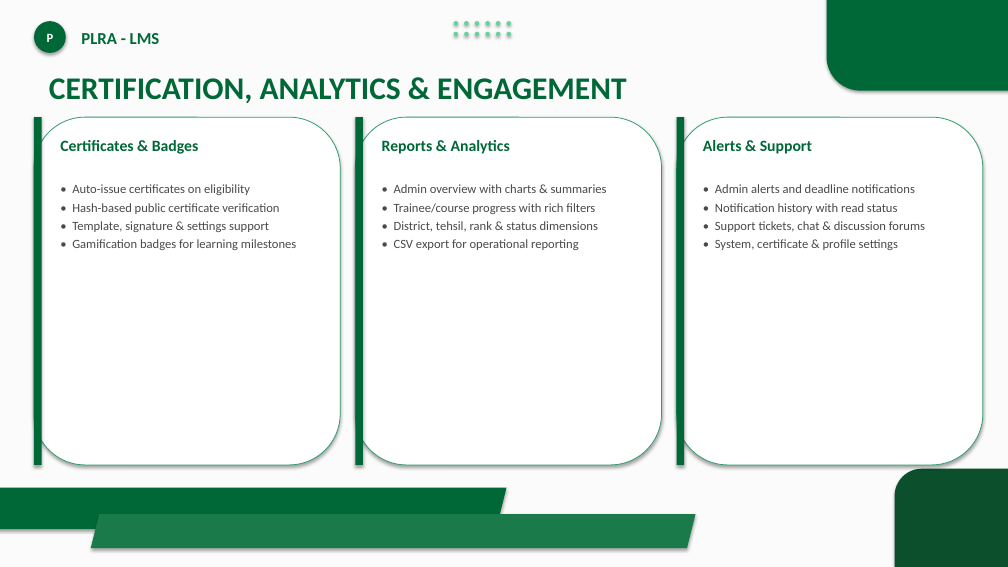
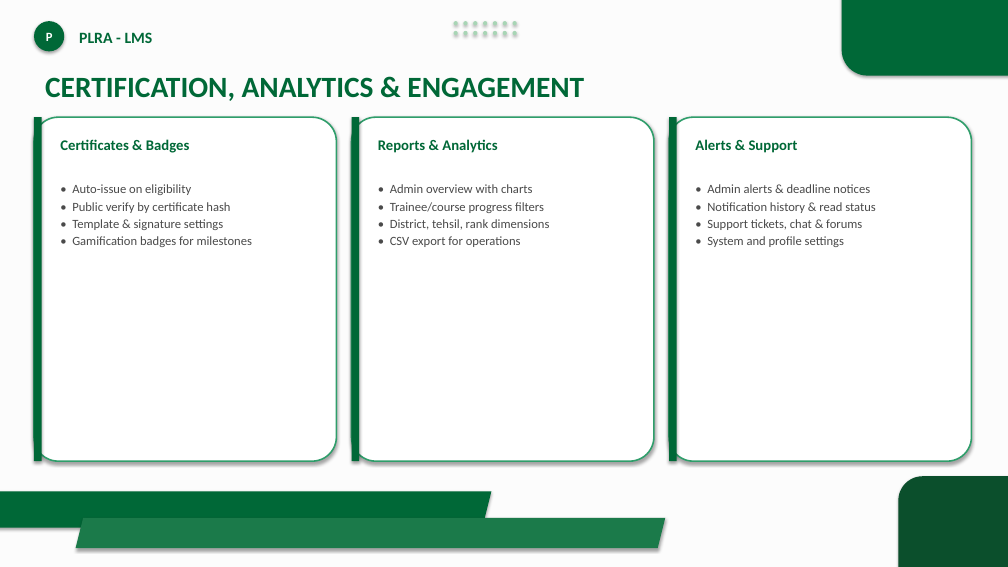
Before and after one commit to GulraizAhmed/GulraizAhmed, a slide deck: slide 13 of PLRA_LMS_Presentation.pptx. Drawn at 1008x567 pixels with LibreOffice and Linux fonts; fonts in the diff are those of the drawing. Boxes give left, top, right and bottom in pixels: in the first picture for what was removed or moved away, otherwise in the second. Text is boxed around its words. In the diff, an @@ line names an element or a change of style, - is before the commit and + after.

```diff
--- a/PLRA_LMS_Presentation.pptx
+++ b/PLRA_LMS_Presentation.pptx
@@ rectangle at <box>0,0,1008,567</box>: fill #FBFBFB to #FCFCFC @@
@@ ellipse "P" at <box>34,21,64,51</box>: less space between paragraphs @@
@@ text "PLRA - LMS" at <box>79,32,153,43</box>: size 16 to 15 pt; less space between paragraphs @@
@@ ellipse: place and size @@
-ellipse at <box>507,21,511,26</box>
+ellipse at <box>503,21,507,26</box>
@@ fill #66D2A0 to #A8D5B5 in 12 elements at <box>454,21,458,26</box>, <box>464,21,468,26</box>, <box>473,21,478,26</box>, <box>483,21,488,26</box>, <box>493,21,498,26</box>, <box>503,21,507,26</box>, <box>454,31,458,36</box>, <box>464,31,468,36</box>, <box>473,31,478,36</box>, <box>483,31,488,36</box>, <box>493,31,498,36</box>, <box>513,21,517,26</box> @@
@@ ellipse: place and size @@
-ellipse at <box>454,32,458,36</box>
+ellipse at <box>513,21,517,26</box>
@@ rounded rectangle: place and size @@
-rounded rectangle at <box>827,0,1008,91</box>
+rounded rectangle at <box>842,0,1008,76</box>
@@ rounded rectangle at <box>842,0,1008,76</box>: proportions changed @@
@@ 3 ellipses, 1 text: place and size @@
-3 ellipses, 1 text at <box>464,32,812,154</box>
+3 ellipses, 1 text at <box>454,31,798,153</box>
@@ ellipse: place and size @@
-ellipse at <box>496,32,501,36</box>
+ellipse at <box>483,31,488,36</box>
@@ ellipse: place and size @@
-ellipse at <box>507,32,511,36</box>
+ellipse at <box>493,31,498,36</box>
@@ ellipse added at <box>503,31,507,36</box>, fill #A8D5B5 @@
@@ ellipse added at <box>513,31,517,36</box>, fill #A8D5B5 @@
@@ text "CERTIFICATION, ANALYTICS & ENGAGEMENT" at <box>45,77,584,101</box>: size 30 to 28 pt; less space between paragraphs @@
@@ rectangle: place and size @@
-rectangle at <box>34,117,42,465</box>
+rectangle at <box>34,117,42,461</box>
@@ rounded rectangle: place and size @@
-rounded rectangle at <box>34,117,340,465</box>
+rounded rectangle at <box>34,117,337,461</box>
@@ rectangle: place and size @@
-rectangle at <box>355,117,363,465</box>
+rectangle at <box>352,117,359,461</box>
@@ rounded rectangle: place and size @@
-rounded rectangle at <box>355,117,662,465</box>
+rounded rectangle at <box>352,117,654,461</box>
@@ rectangle: place and size @@
-rectangle at <box>677,117,684,465</box>
+rectangle at <box>669,117,677,461</box>
@@ outline #2F9E6B 0.75 pt to #2F9E6B 1.5 pt; proportions changed in 3 elements at <box>34,117,337,461</box>, <box>352,117,654,461</box>, <box>669,117,972,461</box> @@
@@ rounded rectangle: place and size @@
-rounded rectangle at <box>677,117,983,465</box>
+rounded rectangle at <box>669,117,972,461</box>
@@ size 15 to 14 pt; less space between paragraphs in 3 elements at <box>60,139,190,153</box>, <box>378,139,497,153</box>, <box>695,139,798,153</box> @@
@@ text at <box>72,184,252,247</box>: text changed @@
-• Auto-issue certificates on eligibility
-• Hash-based public certificate verification
-• Template, signature & settings support
-• Gamification badges for learning milestones
+• Auto-issue on eligibility
+• Public verify by certificate hash
+• Template & signature settings
+• Gamification badges for milestones
@@ text at <box>390,184,549,247</box>: text changed @@
-• Admin overview with charts & summaries
-• Trainee/course progress with rich filters
-• District, tehsil, rank & status dimensions
-• CSV export for operational reporting
+• Admin overview with charts
+• Trainee/course progress filters
+• District, tehsil, rank dimensions
+• CSV export for operations
@@ text at <box>707,184,875,247</box>: text changed @@
-• Admin alerts and deadline notifications
-• Notification history with read status
-• Support tickets, chat & discussion forums
-• System, certificate & profile settings
+• Admin alerts & deadline notices
+• Notification history & read status
+• Support tickets, chat & forums
+• System and profile settings
@@ rounded rectangle: place and size @@
-rounded rectangle at <box>895,469,1008,567</box>
+rounded rectangle at <box>898,476,1008,567</box>
@@ parallelogram: place and size @@
-parallelogram at <box>0,488,507,529</box>
+parallelogram at <box>0,492,492,528</box>
@@ parallelogram: place and size @@
-parallelogram at <box>91,514,696,548</box>
+parallelogram at <box>76,518,665,548</box>
```
Also in this commit, not shown: 17 other slides changed, 1 other file.
